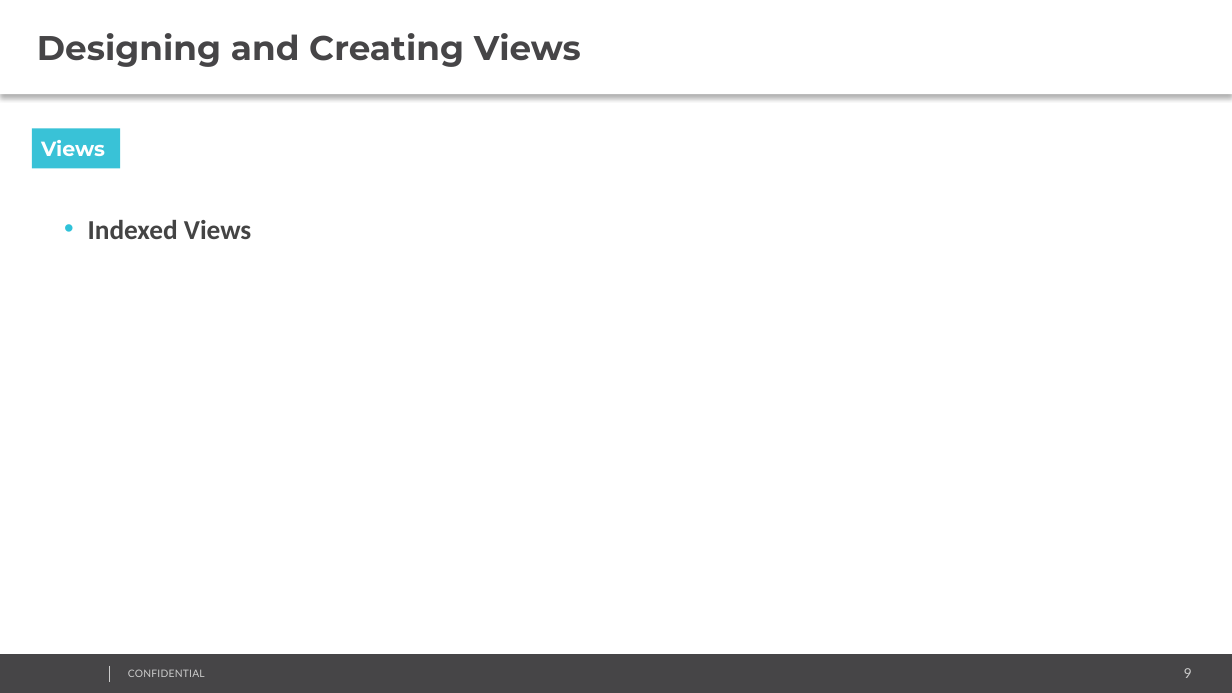
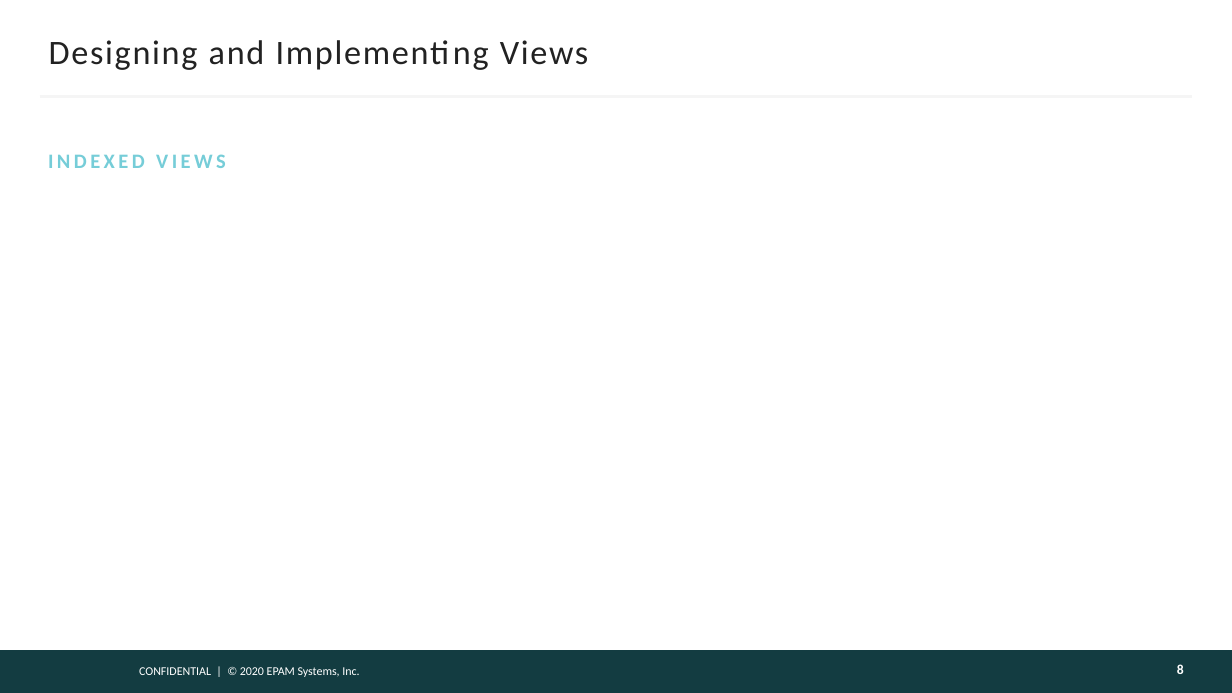
Before and after one commit to AndreyQC/MSBI.Lab, a slide deck: slide 8 of MSBI.E07-SQL/MSBI.Dev.S20E07.pptx (slide 9 before the commit). Drawn at 1232x693 pixels with LibreOffice and Linux fonts; fonts in the diff are those of the drawing; background and template pictures are left out. Boxes give left, top, right and bottom in pixels: in the first picture for what was removed or moved away, otherwise in the second. Text is boxed around its words. In the diff, an @@ line names an element or a change of style, - is before the commit and + after.

```diff
--- a/MSBI.E07-SQL/MSBI.Dev.S20E07.pptx
+++ b/MSBI.E07-SQL/MSBI.Dev.S20E07.pptx
@@ title "Designing and Implementing Views": place and size @@
-title "Designing and Implementing Views" at bbox=[0, 0, 1232, 95]
+title "Designing and Implementing Views" at bbox=[49, 40, 588, 70]
@@ title "Designing and Implementing Views" at bbox=[49, 40, 588, 70]: fill #FFFFFF to none; shadow off @@
@@ title at bbox=[49, 40, 588, 70]: text changed; font Montserrat to Calibri; text colour #464547 to #222222; bold off @@
-Designing and Creating Views
+Designing and Implementing Views
@@ line added from (39, 96) to (1193, 96), #F5F5F5 1.5 pt @@
@@ rectangle removed at bbox=[32, 128, 121, 168] @@
-Views
@@ text at bbox=[48, 154, 225, 168]: text changed; size 16 to 12 pt; text colour #444444 to #76CDD8 @@
-    • Indexed Views
+INDEXED VIEWS
@@ rectangle: place and size @@
-rectangle at bbox=[0, 654, 1232, 693]
+rectangle at bbox=[0, 650, 1232, 693]
@@ rectangle at bbox=[0, 650, 1232, 693]: fill #464547 to #133C41 @@
@@ line removed from (110, 665) to (110, 683) @@
@@ text at bbox=[139, 667, 359, 677]: text changed; size 6 to 7 pt; font Lato to Calibri; text colour #CCCCCC to #FFFFFF @@
-CONFIDENTIAL
+CONFIDENTIAL | © 2020 EPAM Systems, Inc.
@@ page number added at bbox=[1177, 664, 1184, 674], 8 pt, text #FEFEFE, bold @@
+8
@@ page number removed at bbox=[1184, 668, 1192, 678] @@
-9
```
Also in this commit, not shown: 23 other slides changed, 9 slides added, 9 slides removed, 2 other files.
